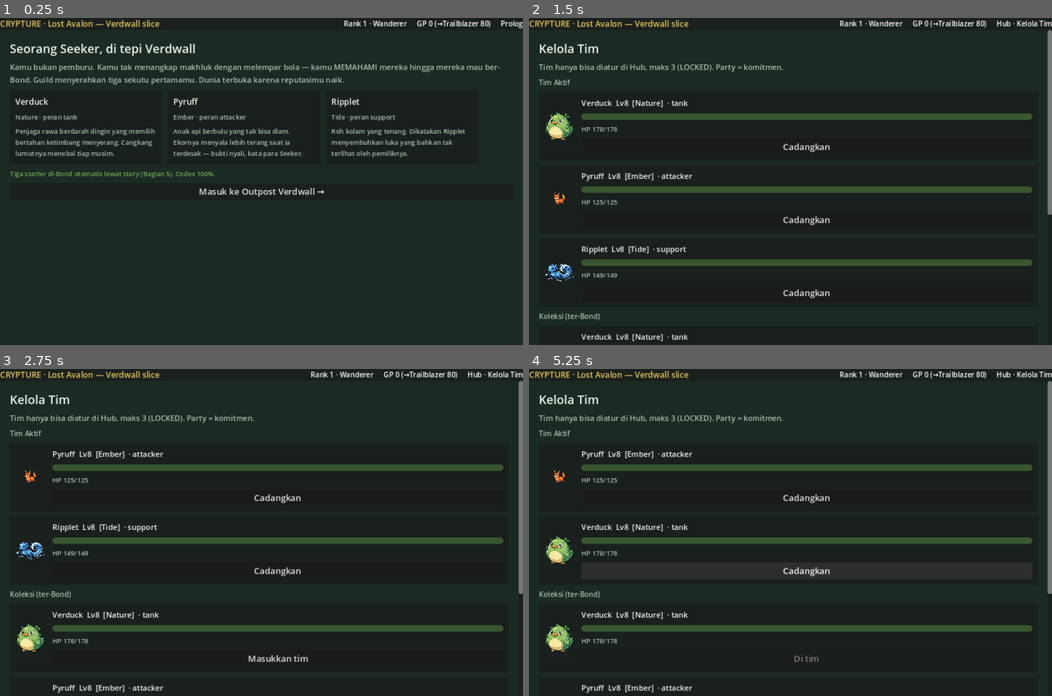
Above: before the commit, frames 1-4 (two rows, left to right).
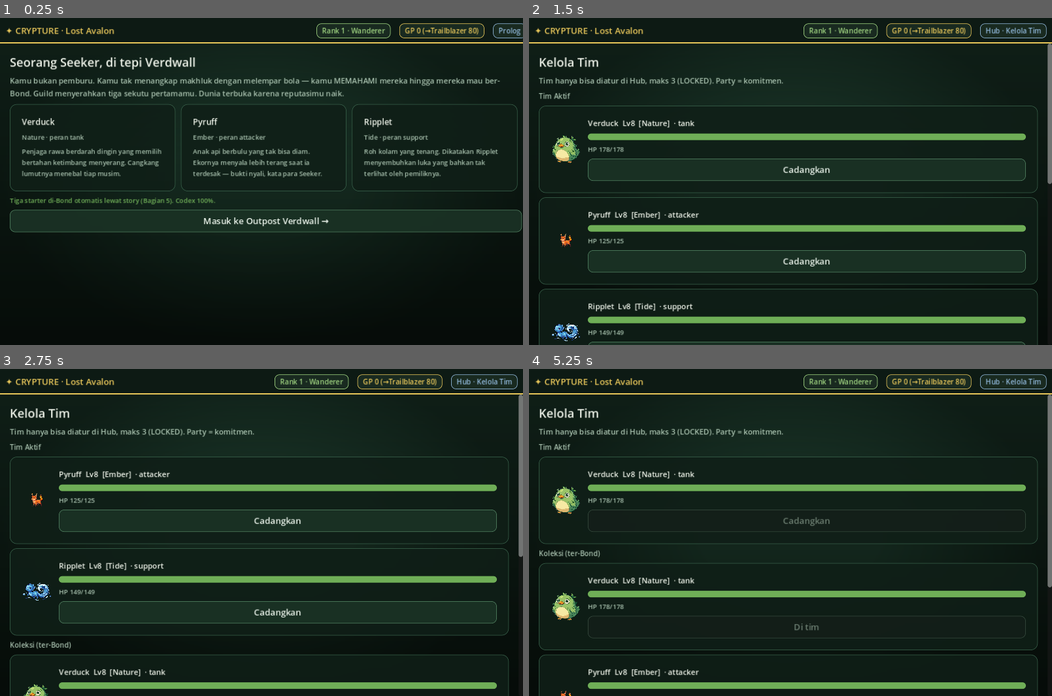
Above: after the commit, the same moments.

Repository: Yuukong-JP/crypture-la
Game: Godot game, scene res://scenes/Main.tscn
The game is run twice, just before and just after one commit, with the same random seed, the same clock (stepped at 60 frames per second) and the same inputs.
Inputs (mouse positions are in pixels of both pictures, inside the frame that each line leads up to):
- Up to frame 1 (0.25 s): no input
- Up to frame 2 (1.5 s): click "Masuk ke Outpost Verdwall →" at 0.5 s; click "Kelola Tim" at 1.25 s
- Up to frame 3 (2.75 s): click "Cadangkan" at 2 s
- Up to frame 4 (5.25 s): click "Cadangkan" at 2.75 s; click "Masukkan tim" at 3.5 s; tap Enter at 4.25 s; move the mouse to (905, 516) at 4.27 s; hold D 4.28-5 s; tap P at 4.35 s; click (905, 516) at 4.42 s; tap Space at 5 s; drag from (685, 548) to (764, 597) at 5.02 s

The runs differ from the first frame. In frame 1, 31% of the frame differs, in the area x 0-100%, y 0-100%; in frame 2, 20%; in frame 3, 20%; in frame 4, 23%.

Commit message:
Percantik Hub/menu 2D: Theme dasar + latar gradasi/vignette + top banner
- Main._make_theme(): panel & tombol membulat berbingkai (state hover/
  pressed/disabled/focus), ProgressBar membulat (warna via modulate).
- _make_background(): gradasi vertikal hutan + vignette radial (ganti
  ColorRect datar).
- Top bar jadi banner beraksen emas; status Rank/GP/lokasi pakai _chip()
  (Label berlatar membulat). Mengangkat semua layar 2D (intro/hub/team/codex).

Co-Authored-By: Claude Opus 4.8 <noreply@anthropic.com>
Claude-Session: https://claude.ai/code/session_017cryWmWmrTAiDsFJSU2XSh

Diff:
--- a/godot/scenes/Main.gd
+++ b/godot/scenes/Main.gd
@@ -12,7 +12,7 @@
 
 var battle            # Battle aktif
 var current_spawn     # spawn yang sedang ditempur
-var _bg: ColorRect    # latar UI (disembunyikan saat scene 3D)
+var _bg: Control      # latar UI bergradasi (disembunyikan saat scene 3D)
 var _rootui: VBoxContainer
 var _battle3d         # scene BattlePlay3D aktif
 var _explore          # scene ExploreZone3D aktif
@@ -22,10 +22,8 @@
 
 func _ready() -> void:
 	set_anchors_and_offsets_preset(Control.PRESET_FULL_RECT)
-	_bg = ColorRect.new()
-	_bg.color = Color("#1b2a22")
-	_bg.set_anchors_and_offsets_preset(Control.PRESET_FULL_RECT)
-	_bg.mouse_filter = Control.MOUSE_FILTER_IGNORE
+	theme = _make_theme()
+	_bg = _make_background()
 	add_child(_bg)
 
 	var root := VBoxContainer.new()
@@ -34,14 +32,17 @@
 	root.add_theme_constant_override("separation", 0)
 	add_child(root)
 
-	# Top bar
+	# Top bar — banner (bukan kartu membulat): bingkai bawah beraksen
 	var bar := PanelContainer.new()
+	var banner := _sbflat(Color(0.05, 0.10, 0.08, 0.96), 0, Color(0, 0, 0, 0), 0, 10)
+	banner.border_color = Color("#e7c659"); banner.border_width_bottom = 2
+	bar.add_theme_stylebox_override("panel", banner)
 	var barbox := HBoxContainer.new()
-	barbox.add_theme_constant_override("separation", 18)
-	var brand := _label("CRYPTURE · Lost Avalon — Verdwall slice", 15, Color("#e7c659"), false)
-	top_rank = _label("Rank —", 13, null, false)
-	top_gp = _label("GP 0", 13, null, false)
-	top_loc = _label("—", 13, null, false)
+	barbox.add_theme_constant_override("separation", 16)
+	var brand := _label("✦ CRYPTURE · Lost Avalon", 16, Color("#e7c659"), false)
+	top_rank = _chip("Rank —", Color("#9ed27f"))
+	top_gp = _chip("GP 0", Color("#e7c659"))
+	top_loc = _chip("—", Color("#8fb6d8"))
 	var spacer := Control.new()
 	spacer.size_flags_horizontal = Control.SIZE_EXPAND_FILL
 	barbox.add_child(brand)
@@ -65,6 +66,81 @@
 	scroll.add_child(body)
 
 	show_intro()
+
+# ---------- tema & latar (styling konsisten utk semua layar 2D) ----------
+func _sbflat(bg: Color, corner: int, border_c: Color, border_w: int, pad: int) -> StyleBoxFlat:
+	var s := StyleBoxFlat.new()
+	s.bg_color = bg
+	s.set_corner_radius_all(corner)
+	s.border_color = border_c
+	s.set_border_width_all(border_w)
+	s.set_content_margin_all(pad)
+	return s
+
+func _make_theme() -> Theme:
+	var t := Theme.new()
+	# Panel (PanelContainer) — kartu konten
+	t.set_stylebox("panel", "PanelContainer", _sbflat(Color(0.06, 0.12, 0.09, 0.88), 12, Color(0.22, 0.38, 0.29, 0.9), 1, 12))
+	# Tombol — membulat, bingkai, ada state hover/pressed
+	t.set_stylebox("normal", "Button", _sbflat(Color(0.10, 0.19, 0.14, 0.96), 9, Color(0.30, 0.48, 0.36), 1, 9))
+	t.set_stylebox("hover", "Button", _sbflat(Color(0.17, 0.30, 0.22, 0.98), 9, Color(0.55, 0.80, 0.55), 1, 9))
+	t.set_stylebox("pressed", "Button", _sbflat(Color(0.07, 0.14, 0.10, 0.98), 9, Color(0.45, 0.66, 0.46), 1, 9))
+	t.set_stylebox("disabled", "Button", _sbflat(Color(0.08, 0.12, 0.10, 0.7), 9, Color(0.20, 0.28, 0.23), 1, 9))
+	t.set_stylebox("focus", "Button", _sbflat(Color(0, 0, 0, 0), 9, Color(0.7, 0.9, 0.7, 0.6), 1, 9))
+	t.set_color("font_color", "Button", Color("#eaf3ea"))
+	t.set_color("font_hover_color", "Button", Color("#ffffff"))
+	t.set_color("font_pressed_color", "Button", Color("#cfe0d0"))
+	t.set_color("font_disabled_color", "Button", Color("#6b7d70"))
+	# ProgressBar — membulat; warna asli diatur lewat modulate (putih * modulate = warna)
+	t.set_stylebox("background", "ProgressBar", _sbflat(Color(0.04, 0.07, 0.06, 0.9), 6, Color(0.18, 0.28, 0.22), 1, 0))
+	t.set_stylebox("fill", "ProgressBar", _sbflat(Color(1, 1, 1, 1), 6, Color(1, 1, 1, 0), 0, 0))
+	return t
+
+func _make_background() -> Control:
+	var root := Control.new()
+	root.set_anchors_and_offsets_preset(Control.PRESET_FULL_RECT)
+	root.mouse_filter = Control.MOUSE_FILTER_IGNORE
+	# gradasi vertikal (hutan dalam): atas lebih terang -> bawah gelap
+	var g := Gradient.new()
+	g.set_color(0, Color("#1d3a2c"))
+	g.set_color(1, Color("#0b1610"))
+	g.offsets = [0.0, 1.0]
+	var gt := GradientTexture2D.new()
+	gt.gradient = g; gt.width = 8; gt.height = 256
+	gt.fill_from = Vector2(0, 0); gt.fill_to = Vector2(0, 1)
+	var tr := TextureRect.new()
+	tr.texture = gt
+	tr.set_anchors_and_offsets_preset(Control.PRESET_FULL_RECT)
+	tr.expand_mode = TextureRect.EXPAND_IGNORE_SIZE
+	tr.stretch_mode = TextureRect.STRETCH_SCALE
+	tr.mouse_filter = Control.MOUSE_FILTER_IGNORE
+	root.add_child(tr)
+	# vignette: radial transparan di tengah -> gelap di tepi
+	var vg := Gradient.new()
+	vg.set_color(0, Color(0, 0, 0, 0))
+	vg.set_color(1, Color(0, 0, 0, 0.45))
+	vg.offsets = [0.35, 1.0]
+	var vt := GradientTexture2D.new()
+	vt.gradient = vg; vt.width = 256; vt.height = 256
+	vt.fill = GradientTexture2D.FILL_RADIAL
+	vt.fill_from = Vector2(0.5, 0.5); vt.fill_to = Vector2(1.0, 0.5)
+	var vr := TextureRect.new()
+	vr.texture = vt
+	vr.set_anchors_and_offsets_preset(Control.PRESET_FULL_RECT)
+	vr.expand_mode = TextureRect.EXPAND_IGNORE_SIZE
+	vr.stretch_mode = TextureRect.STRETCH_SCALE
+	vr.mouse_filter = Control.MOUSE_FILTER_IGNORE
+	root.add_child(vr)
+	return root
+
+# Chip: Label berlatar membulat (status di top bar). `.text` tetap bisa di-set.
+func _chip(text: String, accent: Color) -> Label:
+	var l := _label(text, 13, accent, false)
+	var sb := _sbflat(Color(0.10, 0.17, 0.13, 0.95), 8, accent, 1, 0)
+	sb.content_margin_left = 10; sb.content_margin_right = 10
+	sb.content_margin_top = 4; sb.content_margin_bottom = 4
+	l.add_theme_stylebox_override("normal", sb)
+	return l
 
 # ---------- helper UI ----------
 func _label(text: String, size := 14, color = null, wrap := true) -> Label:
Not shown, changed: HANDOFF.md
